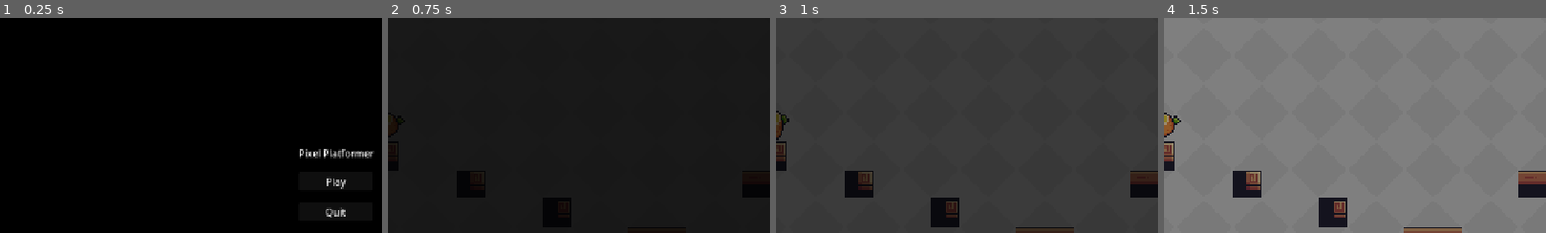
Above: before the commit, frames 1-4 (left to right).
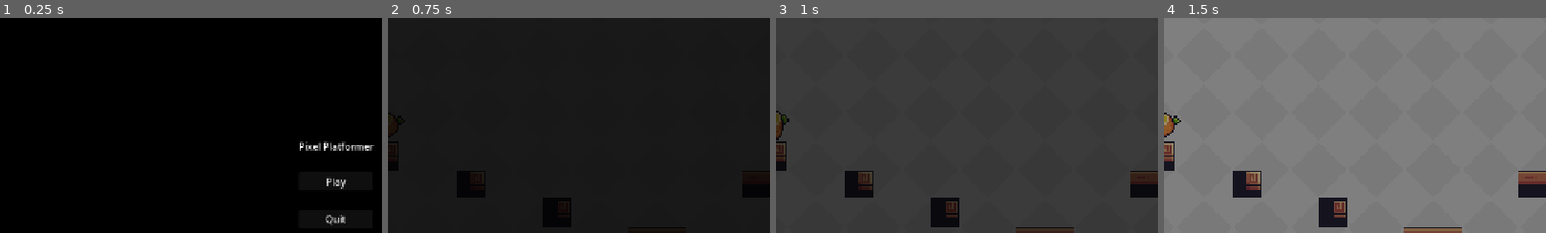
Above: after the commit, the same moments.

Repository: asehdev1994/pixel-platformer
Game: Godot game, scene res://Scenes/main.tscn
Two runs of this game, one before a commit and one after it. Both use one fixed random seed, a clock stepped at 60 frames per second and the inputs below.
Inputs:
- Up to frame 1 (0.25 s): no input
- Up to frame 2 (0.75 s): click "Play" at 0.5 s
- Up to frame 3 (1 s): no input
- Up to frame 4 (1.5 s): hold D (right) from 1.28 s (still down)
The pictures show only the part of the screen within x 6-56%, y 11-61%; the shares and areas given below are measured in that part.

The runs differ from the first frame. In frame 1, 1.3% of the frame differs, in the area x 78-98%, y 57-97%; in frame 2, nothing differs; in frame 3, nothing differs; in frame 4, nothing differs.

Commit message:
Add marginContainer to menu

Diff:
--- a/Scenes/Screens/main_menu.tscn
+++ b/Scenes/Screens/main_menu.tscn
@@ -11,29 +11,36 @@
 grow_vertical = 2
 script = ExtResource("1_7uq44")
 
-[node name="CenterContainer" type="CenterContainer" parent="." unique_id=924738801]
+[node name="MarginContainer" type="MarginContainer" parent="." unique_id=501733308]
 layout_mode = 1
 anchors_preset = 15
 anchor_right = 1.0
 anchor_bottom = 1.0
 grow_horizontal = 2
 grow_vertical = 2
+theme_override_constants/margin_left = 40
+theme_override_constants/margin_top = 40
+theme_override_constants/margin_right = 40
+theme_override_constants/margin_bottom = 40
 
-[node name="VBoxContainer" type="VBoxContainer" parent="CenterContainer" unique_id=632586339]
+[node name="CenterContainer" type="CenterContainer" parent="MarginContainer" unique_id=924738801]
 layout_mode = 2
-theme_override_constants/separation = 20
 
-[node name="TitleLabel" type="Label" parent="CenterContainer/VBoxContainer" unique_id=1538883390]
+[node name="VBoxContainer" type="VBoxContainer" parent="MarginContainer/CenterContainer" unique_id=632586339]
+layout_mode = 2
+theme_override_constants/separation = 32
+
+[node name="TitleLabel" type="Label" parent="MarginContainer/CenterContainer/VBoxContainer" unique_id=1538883390]
 layout_mode = 2
 text = "Pixel Platformer"
 
-[node name="PlayButton" type="Button" parent="CenterContainer/VBoxContainer" unique_id=709432858]
+[node name="PlayButton" type="Button" parent="MarginContainer/CenterContainer/VBoxContainer" unique_id=709432858]
 layout_mode = 2
 text = "Play"
 
-[node name="QuitButton" type="Button" parent="CenterContainer/VBoxContainer" unique_id=782245228]
+[node name="QuitButton" type="Button" parent="MarginContainer/CenterContainer/VBoxContainer" unique_id=782245228]
 layout_mode = 2
 text = "Quit"
 
-[connection signal="pressed" from="CenterContainer/VBoxContainer/PlayButton" to="." method="_on_play_button_pressed"]
-[connection signal="pressed" from="CenterContainer/VBoxContainer/QuitButton" to="." method="_on_quit_button_pressed"]
+[connection signal="pressed" from="MarginContainer/CenterContainer/VBoxContainer/PlayButton" to="." method="_on_play_button_pressed"]
+[connection signal="pressed" from="MarginContainer/CenterContainer/VBoxContainer/QuitButton" to="." method="_on_quit_button_pressed"]
